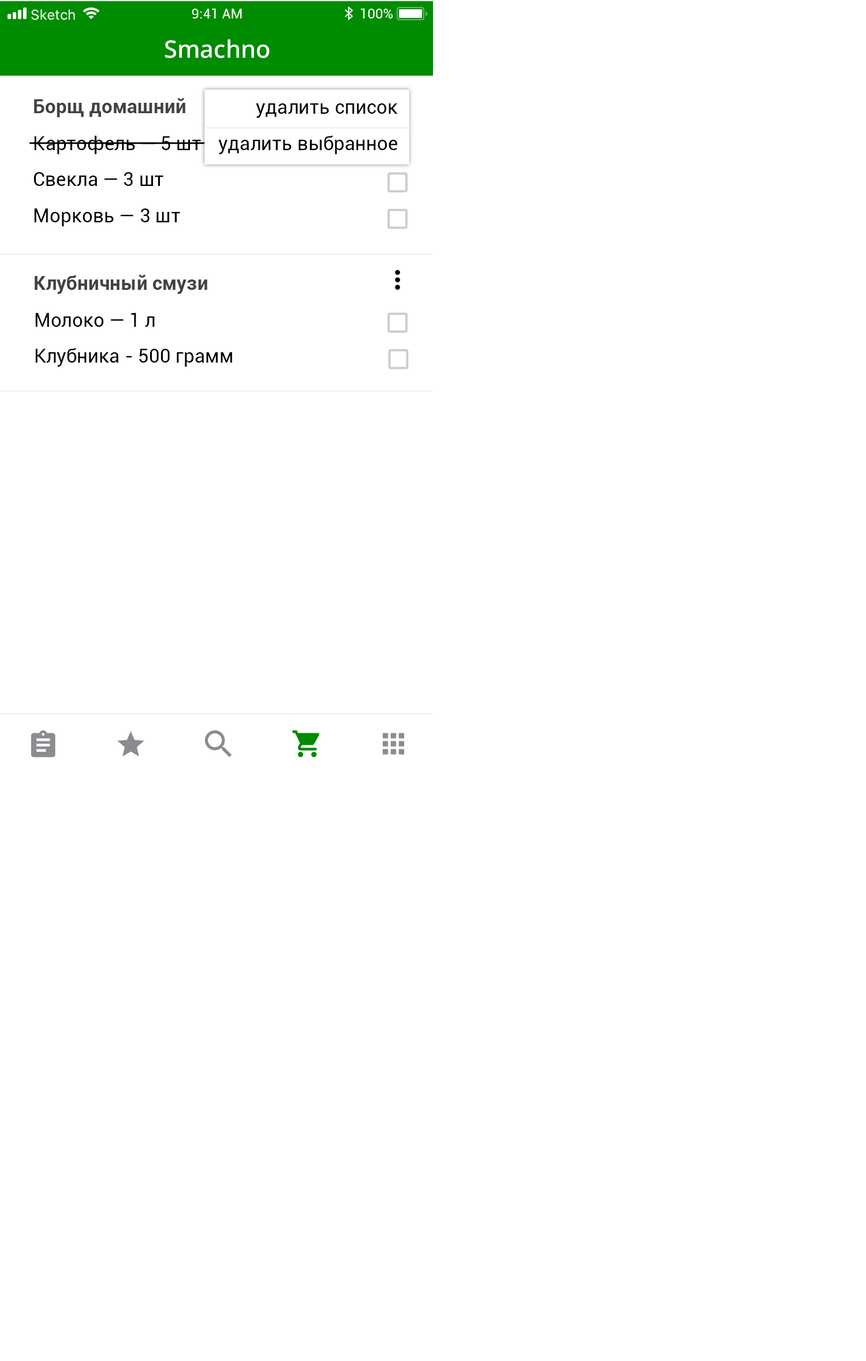
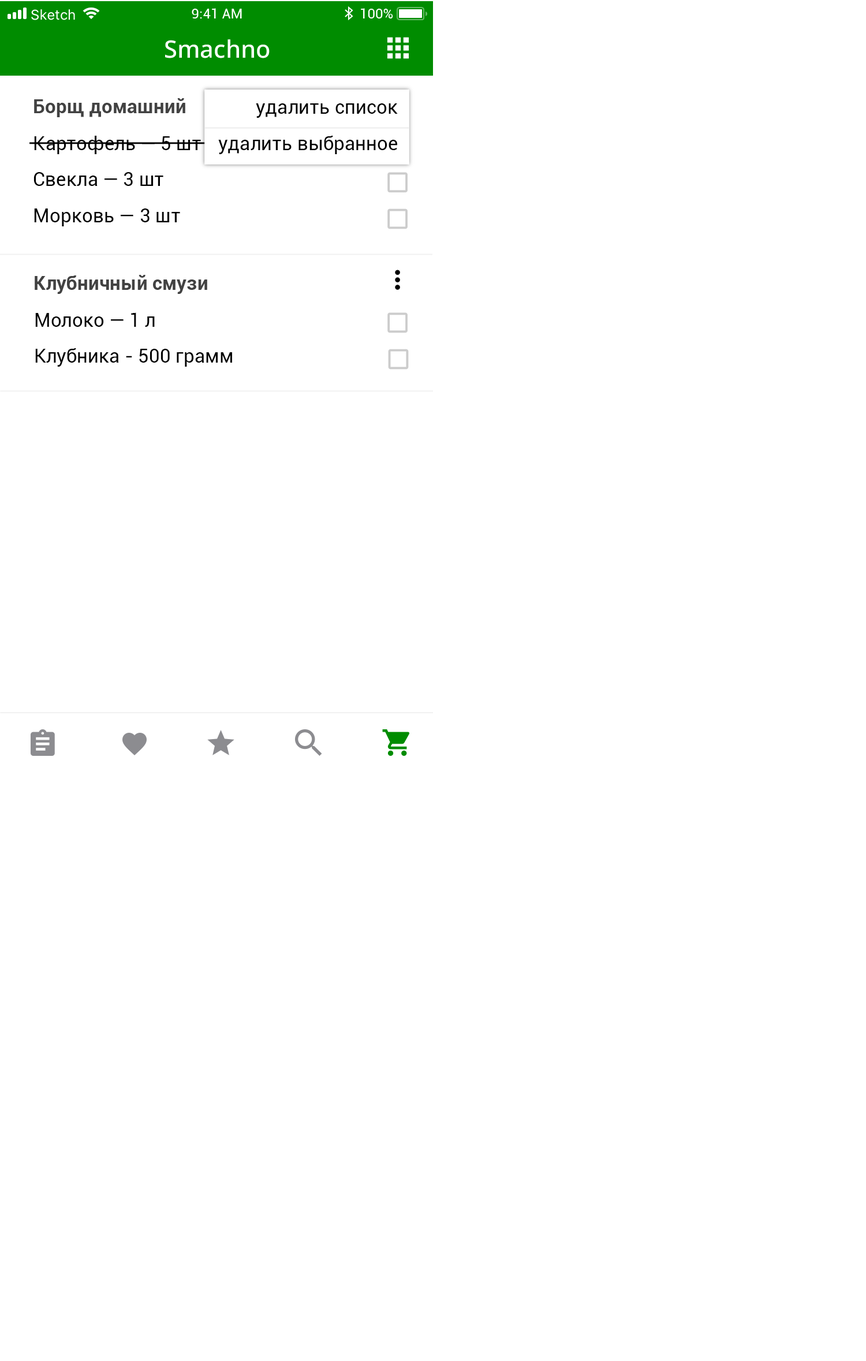
Layers edited between the first and the second (866, 1361) image:
moved "-e-more" (1st of 2, in "smachno_shopping_list_delete") into group "smachno_shopping_list_delete", painted on it, unmasked it over [382,36,409,755]
moved "menu" above "navigator_bar" over [0,713,434,758]
added layer "-e-recommendation" in group "menu" over [122,732,147,756]
painted on "-e-home", unmasked it over [30,729,56,758]
painted on "-e-favorit", unmasked it over [117,730,235,757]
painted on "-e-search", unmasked it over [205,729,323,758]
painted on "-e-shop", unmasked it over [292,729,411,758]
painted on "Compound Shape" (1st of 12, in "smachno_shopping_list_delete" › "menu"), unmasked it over [0,713,434,758]
unmasked "Compound Shape" (2nd of 12, in "smachno_shopping_list_delete" › "navigator_bar") over [165,36,409,59]
